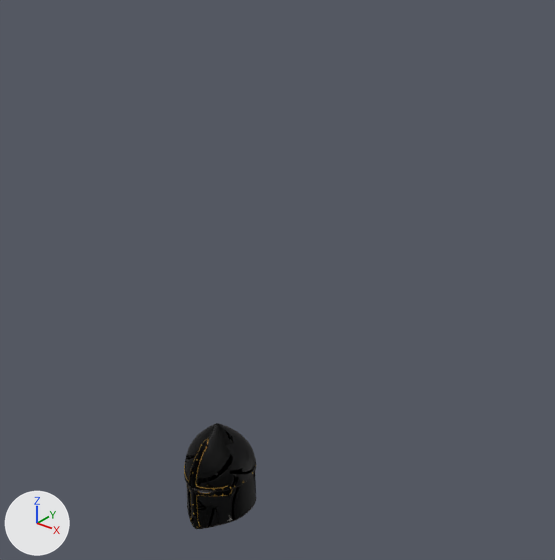
Two versions of the glTF model client/public/q/gear/ashforged.glb, one commit apart.
Both versions are drawn from a camera (50 mm lens) standing at (1.49, -1.54, 1.86) and looking at (0.13, 0.16, 0.81). The lights are fixed; the arrows at lower left show +X, +Y and +Z. The first picture is the older version. Vertices at exactly the same position are counted once.

The older version as bpy lines, for what is in view:
```python
me_helm_001 = bpy.data.meshes.new('helm.001')
me_helm_001.from_pydata(...)  # 6148 vertices, 12352 faces; spans x -0.121..0.121, y -0.149..0.113, z -0.068..0.3
# faces by material slot: [1744, 2408, 3600, 332, 600, 3492, 176]
me_helm_001.materials.append(mat_blackened_baked)
me_helm_001.materials.append(mat_blackened_inside_baked)
me_helm_001.materials.append(mat_blackened_plain_baked)
me_helm_001.materials.append(mat_brass_baked)
me_helm_001.materials.append(mat_brass_inside_baked)
me_helm_001.materials.append(mat_brass_plain_baked)
me_helm_001.materials.append(mat_steel_plain_baked)
ob_helm = bpy.data.objects.new('helm', me_helm_001)
ob_helm.location = (0.0, 0.0, 0.0)
```
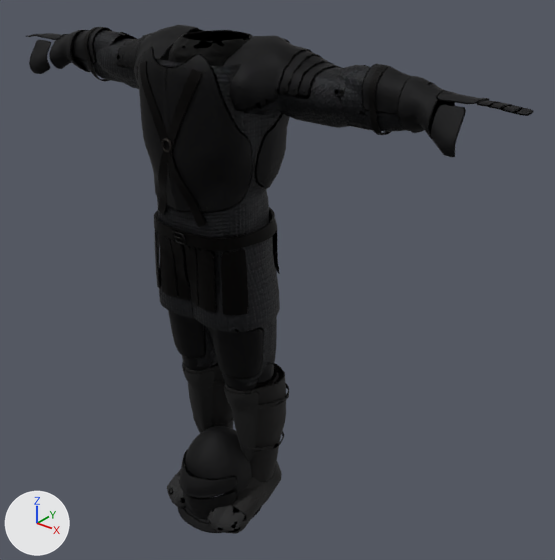
Diff of the bpy script that builds the scene:
```diff
--- a/client/public/q/gear/ashforged.glb.py
+++ b/client/public/q/gear/ashforged.glb.py
@@ mat_helm_baked @@
+mat_helm_baked = bpy.data.materials.new('helm_baked')
+# uses the picture img_helm_color
+# uses the picture img_helm_normal
@@ mat_feet_baked @@
+mat_feet_baked = bpy.data.materials.new('feet_baked')
+# uses the picture img_feet_color
+# uses the picture img_feet_normal
@@ mat_legs_baked @@
+mat_legs_baked = bpy.data.materials.new('legs_baked')
+# uses the picture img_legs_color
+# uses the picture img_legs_normal
@@ mat_gloves_baked @@
+mat_gloves_baked = bpy.data.materials.new('gloves_baked')
+# uses the picture img_gloves_color
+# uses the picture img_gloves_normal
@@ mat_chest_baked @@
+mat_chest_baked = bpy.data.materials.new('chest_baked')
+# uses the picture img_chest_color
+# uses the picture img_chest_normal
@@ me_helm_001 @@
-me_helm_001.from_pydata(...)  # 6148 vertices, 12352 faces; spans x -0.121..0.121, y -0.149..0.113, z -0.068..0.3
-me_helm_001.materials.append(mat_blackened_baked)
-me_helm_001.materials.append(mat_blackened_inside_baked)
-me_helm_001.materials.append(mat_blackened_plain_baked)
-me_helm_001.materials.append(mat_brass_baked)
-me_helm_001.materials.append(mat_brass_inside_baked)
-me_helm_001.materials.append(mat_brass_plain_baked)
-me_helm_001.materials.append(mat_steel_plain_baked)
+me_helm_001.from_pydata(...)  # 4021 vertices, 7998 faces; spans x -0.141..0.141, y -0.173..0.138, z -0.044..0.267
+# me_helm_001 part 1: the loose piece of 1484 vertices spanning x -0.118..0.118, y -0.145..0.11, z -0.066..0.125 is rebuilt with 1710 vertices and now spans x -0.113..0.113, y -0.131..0.11, z -0.022..0.267, in mat_helm_baked
+# me_helm_001 part 2: the loose piece of 990 vertices spanning x -0.107..0.108, y -0.145..-0.058, z -0.061..0.266 is rebuilt with 707 vertices and now spans x -0.114..0.114, y -0.162..-0.046, z -0.042..0.1, in mat_helm_baked
+# me_helm_001 part 3: a new loose piece of 470 vertices spanning x -0.127..0.127, y -0.146..0.124, z -0.028..-0.004, in mat_helm_baked
+# me_helm_001 part 4: a new loose piece of 378 vertices spanning x -0.116..0.116, y -0.173..-0.045, z 0.097..0.167, in mat_helm_baked
+# me_helm_001 part 5: 26 loose pieces with 674 vertices, spanning x -0.117..0.117, y -0.147..0.099, z -0.028..0.247, are deleted
+# me_helm_001 part 6: 1 vertex moved within x 0.007, y -0.144, z -0.02; 2759 vertices removed from x -0.121..0.121, y -0.149..0.113, z -0.068..0.3; 469 vertices added at x -0.141..0.141, y -0.16..0.138, z -0.044..-0.02
+# other edits to the shape of me_helm_001 do not show in these pictures
+me_helm_001.materials.append(mat_helm_baked)
@@ ob_feet @@
+ob_feet = bpy.data.objects.new('feet', me_feet_001)  # 2508 vertices, 4984 faces; spans x -0.2..0.201, y -0.145..0.183, z -0.04..0.494
+ob_feet.location = (0.0, 0.0, 0.0)
@@ ob_legs @@
+ob_legs = bpy.data.objects.new('legs', me_legs_001)  # 2504 vertices, 4984 faces; spans x -0.191..0.191, y -0.09..0.15, z 0.483..0.821
+ob_legs.location = (0.0, 0.0, 0.0)
@@ ob_gloves @@
+ob_gloves = bpy.data.objects.new('gloves', me_gloves_001)  # 2514 vertices, 4972 faces; spans x -0.89..0.89, y -0.03..0.16, z 1.36..1.53
+ob_gloves.location = (0.0, 0.0, 0.0)
@@ ob_chest @@
+ob_chest = bpy.data.objects.new('chest', me_chest_001)  # 6090 vertices, 11972 faces; spans x -0.673..0.673, y -0.163..0.203, z 0.738..1.562
+ob_chest.location = (0.0, 0.0, 0.0)
```

What differs and where, as boxes [x1, y1, x2, y2] in the pictures (555 x 560 px):
'chest', added: after [75, 25, 449, 333]
'feet', added: after [167, 362, 289, 534]
'gloves', added: after [26, 27, 534, 157]
'helm', reshaped (16% wider): before [184, 423, 256, 529]; after [178, 426, 262, 533]
'legs', added: after [168, 311, 279, 391]
part 1 of me_helm_001, rebuilt: before [186, 472, 256, 528]; after [185, 426, 252, 497]
part 2 of me_helm_001, rebuilt: before [184, 442, 232, 527]; after [183, 467, 237, 520]
part 3 of me_helm_001, added (mostly hidden): after [184, 506, 210, 524]
part 4 of me_helm_001, added: after [179, 450, 237, 499]
part 5 of me_helm_001, deleted: before [192, 444, 253, 521]
part 6 of me_helm_001, reshaped: before [184, 423, 256, 529]; after [178, 506, 262, 533]
